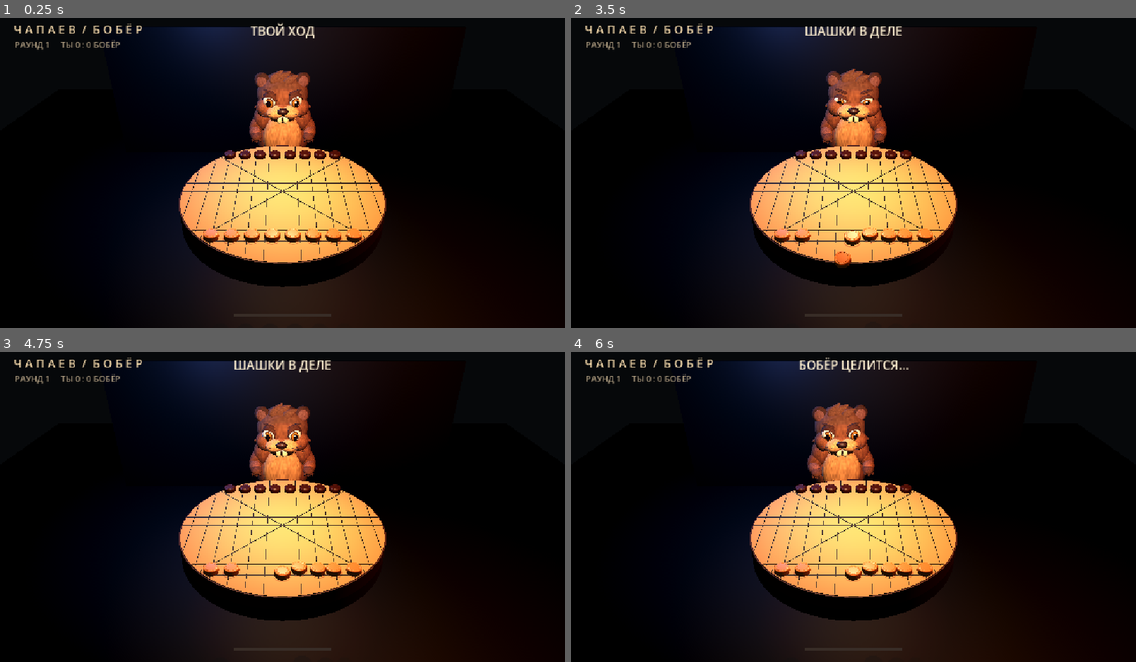
Above: before the commit, frames 1-4 (two rows, left to right).
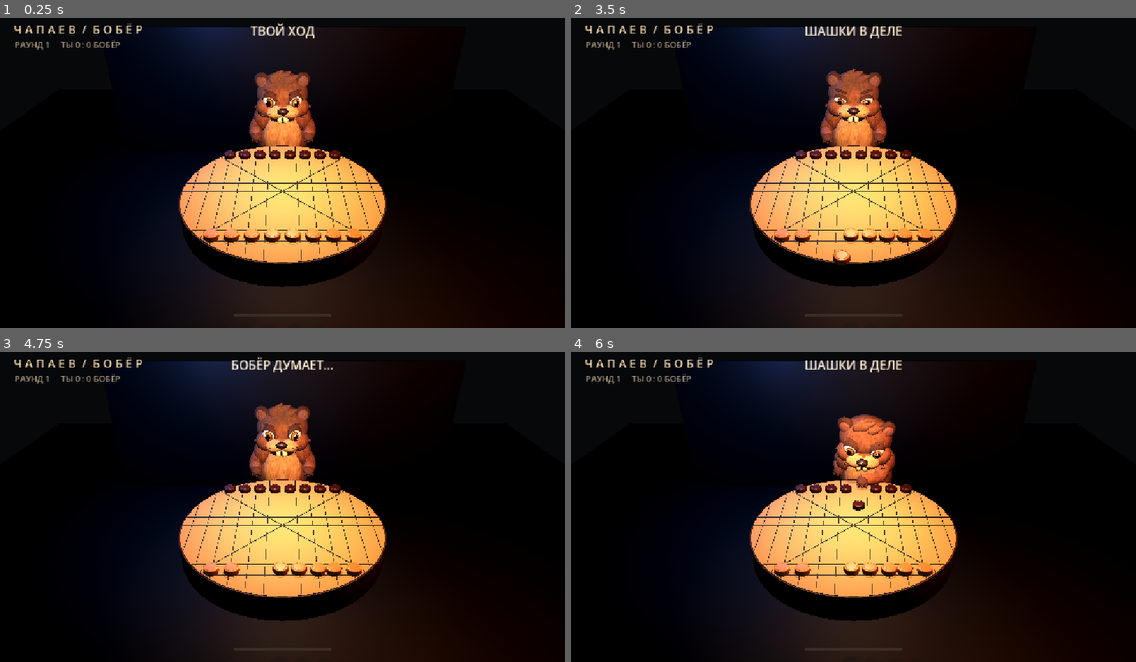
Above: after the commit, the same moments.

Repository: perrarancino/beaver-chapaev
Game: Godot game, scene res://main.tscn
Same seed, same stepped clock (60 frames per second), same inputs: the game is played once before the commit and once after it.
Inputs (mouse positions are in pixels of both pictures, inside the frame that each line leads up to):
- Up to frame 1 (0.25 s): no input
- Up to frame 2 (3.5 s): tap Enter at 0.5 s; move the mouse to (977, 154) at 0.52 s; click (977, 154) at 0.67 s; drag from (740, 185) to (825, 231) at 1.27 s; move the mouse to (910, 98) at 2.02 s; click (910, 98) at 2.17 s; drag from (825, 231) to (684, 120) at 2.77 s
- Up to frame 3 (4.75 s): move the mouse to (452, 550) at 3.52 s; click (452, 550) at 3.67 s; drag from (113, 454) to (197, 423) at 4.27 s
- Up to frame 4 (6 s): move the mouse to (881, 503) at 5.02 s; click (881, 503) at 5.17 s; drag from (768, 423) to (740, 519) at 5.77 s

The runs differ from the first frame. In frame 1, less than 0.1% of the frame differs, in the area x 42-59%, y 19-69%; in frame 2, 0.4%; in frame 3, 0.7%; in frame 4, 4.0%, in the area x 40-61%, y 1-75%.

Commit message:
Keep checker collisions planar and preserve shot momentum

Diff:
--- a/beaver.gd
+++ b/beaver.gd
@@ -2,7 +2,6 @@
 extends Node3D
 
 const FUR_SHADER = preload("res://beaver_fur.gdshader")
-const CHECKER_RADIUS := 0.155
 const INDEX_REACH := 0.29
 
 var _sphere := SphereMesh.new()
@@ -271,7 +270,7 @@
 
 
 func _contact(checker: Vector3, direction: Vector3, facing: Vector3) -> Vector3:
-	var tip := to_local(checker + Vector3.UP * 0.012 - direction * CHECKER_RADIUS)
+	var tip := to_local(checker + Vector3.UP * 0.012 - direction * Checker.RADIUS)
 	return tip - Basis.looking_at(facing, Vector3.UP, true) * Vector3(0, 0.026, INDEX_REACH)
 
 
--- /dev/null
+++ b/checker.gd
@@ -0,0 +1,30 @@
+class_name Checker
+extends RigidBody3D
+
+const RADIUS := 0.155
+const REST_Y := 0.07
+const SLIDING_DECELERATION := 2.0
+
+var side := 0
+var falling := false
+
+
+func _integrate_forces(state: PhysicsDirectBodyState3D) -> void:
+	if falling:
+		return
+	state.linear_velocity = state.linear_velocity.move_toward(
+		Vector3.ZERO, SLIDING_DECELERATION * state.step)
+
+
+func leave_board() -> void:
+	falling = true
+	collision_layer = 0
+	collision_mask = 0
+	axis_lock_linear_y = false
+	axis_lock_angular_x = false
+	axis_lock_angular_z = false
+	gravity_scale = 1.0
+	linear_damp = 0.10
+	var outward := Vector3(position.x, 0.0, position.z).normalized()
+	angular_velocity += Vector3.UP.cross(outward) * 3.8
+	sleeping = false
--- /dev/null
+++ b/checker.tscn
@@ -0,0 +1,30 @@
+[gd_scene load_steps=5 format=3]
+
+[ext_resource type="Script" path="res://checker.gd" id="script"]
+[ext_resource type="ArrayMesh" path="res://checker.obj" id="checker_mesh"]
+
+[sub_resource type="CylinderShape3D" id="shape"]
+radius = 0.155
+height = 0.135
+
+[sub_resource type="PhysicsMaterial" id="wood_contact"]
+friction = 0.12
+bounce = 0.18
+
+[node name="Checker" type="RigidBody3D"]
+axis_lock_linear_y = true
+axis_lock_angular_x = true
+axis_lock_angular_z = true
+physics_material_override = SubResource("wood_contact")
+gravity_scale = 0.0
+linear_damp_mode = 1
+linear_damp = 0.40
+angular_damp = 3.0
+sleeping = true
+script = ExtResource("script")
+
+[node name="CollisionShape3D" type="CollisionShape3D" parent="."]
+shape = SubResource("shape")
+
+[node name="CarvedWood" type="MeshInstance3D" parent="."]
+mesh = ExtResource("checker_mesh")
--- a/game.gd
+++ b/game.gd
@@ -1,10 +1,13 @@
 extends Node3D
 
-const PIECE_Y = 0.07
-const COUNT = 8
-const TABLE_BOTTOM_Y = -0.60
-var pieces: Array[RigidBody3D] = []
-var selected: RigidBody3D
+const LIGHT_PIECE := preload("res://piece_light.tscn")
+const DARK_PIECE := preload("res://piece_dark.tscn")
+const COUNT := 8
+const BOARD_RADIUS := 2.35
+const FLOOR_Y := -2.1
+const SHOT_IMPULSE := 3.0
+var pieces: Array[Checker] = []
+var selected: Checker
 var aiming := false
 var drag_start := Vector2.ZERO
 var turn := 0 # 0 player, 1 beaver
@@ -24,7 +27,7 @@
 var rng := RandomNumberGenerator.new()
 var orbiting := false
 var board_angle := 0.0
-var rotation_proxies: Dictionary = {}
+var rotation_proxies: Dictionary[Checker, Node3D] = {}
 @onready var beaver = $Beaver
 
 func _ready() -> void:
@@ -93,20 +96,17 @@
  aim_line.visible = false
  for side in range(2):
   for i in range(COUNT):
-   var start := Vector3(-1.4 + i * 0.4, PIECE_Y, 1.65 if side == 0 else -1.65)
+   var start := Vector3(-1.4 + i * 0.4, Checker.REST_Y, 1.65 if side == 0 else -1.65)
    _make_piece(side, start.rotated(Vector3.UP, board_angle))
  turn = 0
  phase = "aim"
  _update_ui()
 
 func _make_piece(side: int, pos: Vector3) -> void:
- var scene: PackedScene = load("res://piece_light.tscn" if side == 0 else "res://piece_dark.tscn")
- var body := scene.instantiate() as RigidBody3D
+ var scene := LIGHT_PIECE if side == 0 else DARK_PIECE
+ var body := scene.instantiate() as Checker
  body.position = pos
- body.set_meta("side", side)
- body.contact_monitor = true
- body.max_contacts_reported = 8
- body.body_entered.connect(_on_piece_body_entered.bind(body))
+ body.side = side
  add_child(body)
  pieces.append(body)
 
@@ -129,19 +129,7 @@
 
 func _unhandled_input(event: InputEvent) -> void:
  if event is InputEventMouseButton and event.button_index == MOUSE_BUTTON_LEFT and not event.pressed and orbiting:
-  orbiting = false
-  for piece in rotation_proxies:
-   var proxy: Node3D = rotation_proxies[piece]
-   if is_instance_valid(piece) and is_instance_valid(proxy):
-    piece.global_transform = proxy.global_transform
-    piece.reset_physics_interpolation()
-    piece.linear_velocity = Vector3.ZERO
-    piece.angular_velocity = Vector3.ZERO
-    piece.visible = true
-    piece.freeze = false
-    piece.sleeping = true
-    proxy.queue_free()
-  rotation_proxies.clear()
+  _finish_board_rotation()
   return
  if event is InputEventMouseMotion and orbiting:
   board_angle += event.relative.x * 0.006
@@ -154,27 +142,13 @@
    var ray_end := ray_start + camera.project_ray_normal(event.position) * 100
    var query := PhysicsRayQueryParameters3D.create(ray_start, ray_end)
    var hit := get_world_3d().direct_space_state.intersect_ray(query)
-   if hit and hit.collider is RigidBody3D and hit.collider.get_meta("side", -1) == 0:
-    selected = hit.collider
+   var picked := hit.get("collider") as Checker
+   if picked and picked.side == 0:
+    selected = picked
     drag_start = event.position
     aiming = true
    elif _is_table_drag(ray_start, camera.project_ray_normal(event.position)):
-    orbiting = true
-    rotation_proxies.clear()
-    for piece in pieces:
-     if is_instance_valid(piece):
-      piece.linear_velocity = Vector3.ZERO
-      piece.angular_velocity = Vector3.ZERO
-      piece.freeze_mode = RigidBody3D.FREEZE_MODE_STATIC
-      piece.freeze = true
-      var proxy := Node3D.new()
-      $BoardPivot.add_child(proxy)
-      proxy.global_transform = piece.global_transform
-      for child in piece.get_children():
-       if child is MeshInstance3D:
-        proxy.add_child(child.duplicate())
-      piece.visible = false
-      rotation_proxies[piece] = proxy
+    _begin_board_rotation()
   elif aiming:
    var drag: Vector2 = event.position - drag_start
    aiming = false
@@ -194,6 +168,29 @@
   aim_line.scale.z = strength * 0.44
   power_fill.size = Vector2(200 * strength / 2.8, 6)
 
+func _begin_board_rotation() -> void:
+ orbiting = true
+ for piece in pieces:
+  piece.freeze = true
+  var proxy := Node3D.new()
+  $BoardPivot.add_child(proxy)
+  proxy.global_transform = piece.global_transform
+  proxy.add_child(piece.get_node("CarvedWood").duplicate())
+  piece.visible = false
+  rotation_proxies[piece] = proxy
+
+func _finish_board_rotation() -> void:
+ orbiting = false
+ for piece in rotation_proxies:
+  var proxy := rotation_proxies[piece]
+  piece.global_transform = proxy.global_transform
+  piece.reset_physics_interpolation()
+  piece.visible = true
+  piece.freeze = false
+  piece.sleeping = true
+  proxy.queue_free()
+ rotation_proxies.clear()
+
 func _is_table_drag(ray_start: Vector3, ray_direction: Vector3) -> bool:
  var hit = Plane(Vector3.UP, -0.35).intersects_ray(ray_start, ray_direction)
  if hit == null:
@@ -223,12 +220,12 @@
  back.y = 0
  return (-right.normalized() * drag.x - back.normalized() * drag.y).normalized()
 
-func _shoot(piece: RigidBody3D, direction: Vector3, strength: float) -> void:
+func _shoot(piece: Checker, direction: Vector3, strength: float) -> void:
  phase = "moving"
  still_time = 0
  shot_time = 0
  piece.sleeping = false
- piece.apply_central_impulse(direction * strength * 4.2)
+ piece.apply_central_impulse(direction * strength * SHOT_IMPULSE)
  _update_ui()
 
 func _physics_process(delta: float) -> void:
@@ -236,31 +233,30 @@
  shot_time += delta
  var moving := false
  var falling := false
- for p in pieces:
-  if not is_instance_valid(p) or p.is_queued_for_deletion(): continue
-  if p.position.y < TABLE_BOTTOM_Y:
+ for i in range(pieces.size() - 1, -1, -1):
+  var p := pieces[i]
+  if not p.falling and Vector2(p.position.x, p.position.z).length_squared() > BOARD_RADIUS * BOARD_RADIUS:
+   p.leave_board()
+  if p.falling:
+   if p.position.y <= FLOOR_Y:
+    pieces.remove_at(i)
+    p.queue_free()
+    continue
    falling = true
-  if not moving and not p.sleeping and (
-   p.linear_velocity.length_squared() > 0.01 or p.angular_velocity.length_squared() > 0.25
-  ):
+  elif not p.sleeping and p.linear_velocity.length_squared() > 0.0064:
    moving = true
  if moving: still_time = 0
  else: still_time += delta
- if not falling and ((still_time > 0.7 and shot_time > 0.7) or shot_time > 9):
+ if not falling and (still_time >= 0.35 or shot_time >= 9.0):
   _finish_shot()
 
-func _on_piece_body_entered(other: Node, piece: RigidBody3D) -> void:
- if other == $FloorPhysics:
-  piece.queue_free()
-
 func _finish_shot() -> void:
- var remaining: Array[RigidBody3D] = []
  var counts := [0, 0]
  for p in pieces:
-  if is_instance_valid(p) and not p.is_queued_for_deletion():
-   remaining.append(p)
-   counts[int(p.get_meta("side"))] += 1
- pieces = remaining
+  p.linear_velocity = Vector3.ZERO
+  p.angular_velocity = Vector3.ZERO
+  p.sleeping = true
+  counts[p.side] += 1
  if counts[0] == 0 or counts[1] == 0:
   phase = "round_end"
   if counts[0] == 0 and counts[1] == 0:
@@ -286,17 +282,17 @@
   if phase == "aim" and turn == 1: _bot_shoot()
 
 func _bot_shoot() -> void:
- var mine: Array[RigidBody3D] = []
- var enemies: Array[RigidBody3D] = []
+ var mine: Array[Checker] = []
+ var enemies: Array[Checker] = []
  for p in pieces:
   if not is_instance_valid(p) or p.is_queued_for_deletion(): continue
-  if p.get_meta("side") == 1: mine.append(p)
+  if p.side == 1: mine.append(p)
   else: enemies.append(p)
  if mine.is_empty() or enemies.is_empty():
   _finish_shot()
   return
- var best: RigidBody3D = mine[0]
- var target: RigidBody3D = enemies[0]
+ var best: Checker = mine[0]
+ var target: Checker = enemies[0]
  var best_distance := INF
  for a in mine:
   for b in enemies:
--- a/main.tscn
+++ b/main.tscn
@@ -46,10 +46,6 @@
 ambient_light_energy = 0.28
 tonemap_mode = 2
 
-[sub_resource type="CylinderShape3D" id="table_shape"]
-radius = 2.35
-height = 0.602
-
 [sub_resource type="CylinderMesh" id="round_board"]
 top_radius = 2.35
 bottom_radius = 2.35
@@ -67,8 +63,6 @@
 bottom_radius = 2.35
 height = 0.29
 radial_segments = 96
-
-[sub_resource type="WorldBoundaryShape3D" id="floor_shape"]
 
 [sub_resource type="BoxMesh" id="cube"]
 
@@ -118,18 +112,6 @@
 
 [node name="BoardPivot" type="Node3D" parent="."]
 
-[node name="TablePhysics" type="StaticBody3D" parent="."]
-position = Vector3(0, -0.299, 0)
-
-[node name="CollisionShape3D" type="CollisionShape3D" parent="TablePhysics"]
-shape = SubResource("table_shape")
-
-[node name="FloorPhysics" type="StaticBody3D" parent="."]
-position = Vector3(0, -2.1, 0)
-
-[node name="CollisionShape3D" type="CollisionShape3D" parent="FloorPhysics"]
-shape = SubResource("floor_shape")
-
 [node name="Floor" type="MeshInstance3D" parent="."]
 position = Vector3(0, -2.2, 0)
 scale = Vector3(24, 0.2, 26)
--- a/piece_dark.tscn
+++ b/piece_dark.tscn
@@ -1,29 +1,12 @@
-[gd_scene load_steps=5 format=3]
+[gd_scene load_steps=3 format=3]
 
-[ext_resource type="ArrayMesh" path="res://checker.obj" id="checker_mesh"]
+[ext_resource type="PackedScene" path="res://checker.tscn" id="checker"]
 
 [sub_resource type="StandardMaterial3D" id="wood"]
 albedo_color = Color(0.20, 0.075, 0.035, 1)
 roughness = 0.42
 
-[sub_resource type="CylinderShape3D" id="shape"]
-radius = 0.155
-height = 0.135
+[node name="Checker" instance=ExtResource("checker")]
 
-[sub_resource type="PhysicsMaterial" id="physics"]
-friction = 0.45
-bounce = 0.25
-
-[node name="Checker" type="RigidBody3D"]
-mass = 1.0
-physics_material_override = SubResource("physics")
-linear_damp = 0.6
-angular_damp = 2.0
-continuous_cd = true
-
-[node name="CollisionShape3D" type="CollisionShape3D" parent="."]
-shape = SubResource("shape")
-
-[node name="CarvedWood" type="MeshInstance3D" parent="."]
-mesh = ExtResource("checker_mesh")
+[node name="CarvedWood" parent="." index="1"]
 material_override = SubResource("wood")
--- a/piece_light.tscn
+++ b/piece_light.tscn
@@ -1,29 +1,12 @@
-[gd_scene load_steps=5 format=3]
+[gd_scene load_steps=3 format=3]
 
-[ext_resource type="ArrayMesh" path="res://checker.obj" id="checker_mesh"]
+[ext_resource type="PackedScene" path="res://checker.tscn" id="checker"]
 
 [sub_resource type="StandardMaterial3D" id="wood"]
 albedo_color = Color(0.68, 0.43, 0.22, 1)
 roughness = 0.42
 
-[sub_resource type="CylinderShape3D" id="shape"]
-radius = 0.155
-height = 0.135
+[node name="Checker" instance=ExtResource("checker")]
 
-[sub_resource type="PhysicsMaterial" id="physics"]
-friction = 0.45
-bounce = 0.25
-
-[node name="Checker" type="RigidBody3D"]
-mass = 1.0
-physics_material_override = SubResource("physics")
-linear_damp = 0.6
-angular_damp = 2.0
-continuous_cd = true
-
-[node name="CollisionShape3D" type="CollisionShape3D" parent="."]
-shape = SubResource("shape")
-
-[node name="CarvedWood" type="MeshInstance3D" parent="."]
-mesh = ExtResource("checker_mesh")
+[node name="CarvedWood" parent="." index="1"]
 material_override = SubResource("wood")
--- a/project.godot
+++ b/project.godot
@@ -23,6 +23,7 @@
 
 [physics]
 
+common/physics_ticks_per_second=120
 3d/physics_engine="Jolt Physics"
 3d/physics_engine.web="GodotPhysics3D"
 
Not shown, added: checker.gd.uid
Not shown: 1 places in main.tscn that only renumber resources
